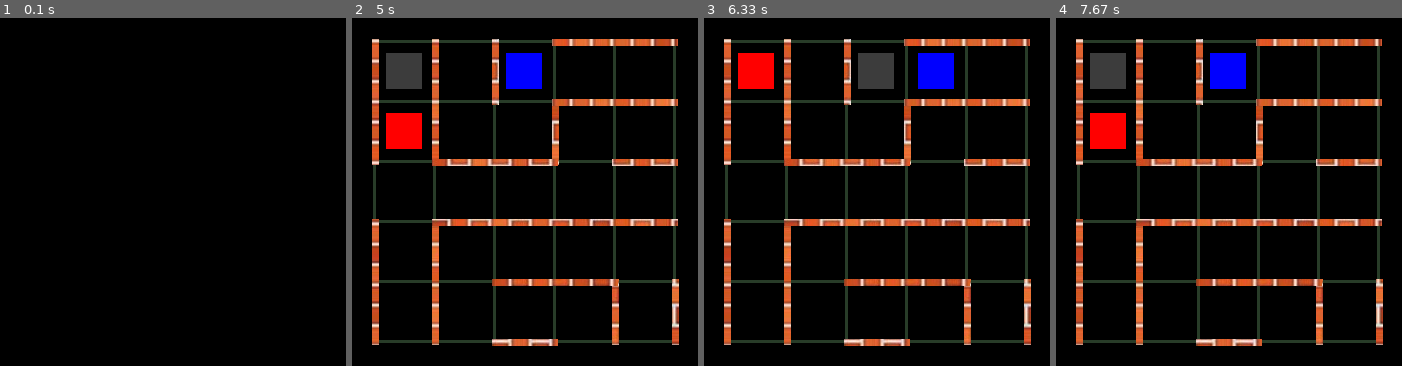
Above: before the commit, frames 1-4 (left to right).
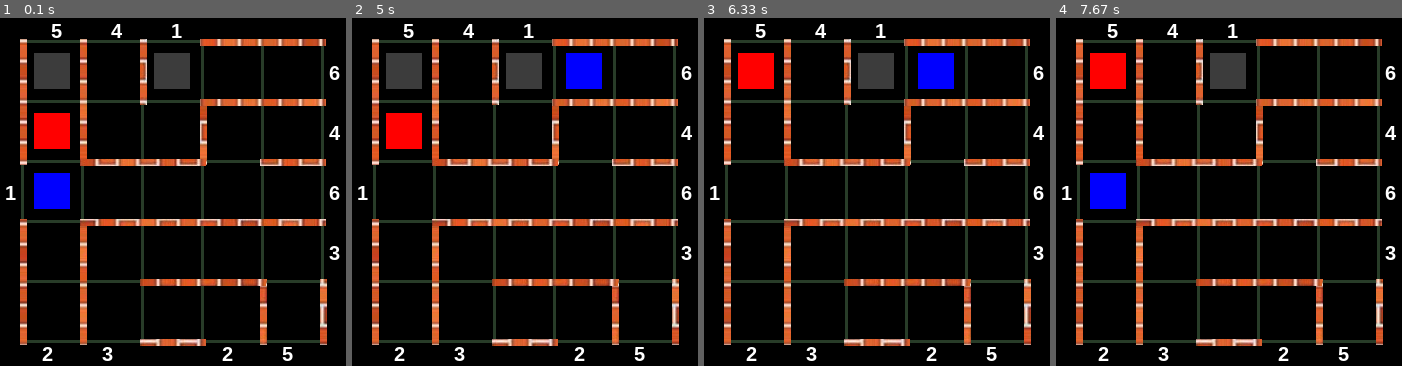
Above: after the commit, the same moments.

Repository: MackieZhou/Amazing-Puzzle
Game: pygame game, started from puzzle3.py
The game is run twice, just before and just after one commit, with the same random seed, the same clock (stepped at 60 frames per second) and the same inputs.
Inputs:
- Up to frame 1 (0.1 s): no input
- Up to frame 2 (5 s): hold Right 0.33-0.8 s; hold Up 0.83-1.13 s; hold Right 1.17-1.63 s; hold Left 1.67-2.2 s; hold Down 2.23-2.53 s; hold Left 2.57-2.97 s; hold Up 3-3.37 s; hold Down 4.07-4.43 s; hold Left 4.47-4.93 s; hold Right from 4.97 s (still down)
- Up to frame 3 (6.33 s): release Right at 5.43 s; hold Up 5.47-5.77 s; hold Right 5.8-6.27 s; hold Left from 6.3 s (still down)
- Up to frame 4 (7.67 s): release Left at 6.83 s; hold Down 6.87-7.17 s; hold Left 7.2-7.6 s; hold Up from 7.63 s (still down)

The runs differ from the first frame. In frame 1, 19% of the frame differs, in the area x 1-99%, y 1-99%; in frame 2, 3.1%; in frame 3, 0.9%; in frame 4, 5.2%.

Commit message:
1. gameNumber class created; 2. puzzle3 update -numbers added

Diff:
--- /dev/null
+++ b/gameNumber.py
@@ -0,0 +1,62 @@
+import pygame
+pygame.init()
+
+
+class gameNumber():
+
+    def_font = "arial"
+
+    def __init__(self, text, size, color, pos, direction, puzzle):
+        """create a BOLD but NOT ITALIC text object; text is a string;
+        size is an integer; color is a tuple (r, g, b);
+        pos is a tuple (x, y) -- the position of the box that the number is next to;
+        direction is string -- must be 'left', 'right', 'up', or 'down';
+        puzzle is integer -- must be 1, 2, or 3
+        """
+        self.text = text
+        self.size = size
+        self.color = color
+        self.pos = pos
+
+        # the coordinates of the grid next to the number
+        x = self.pos[0]
+        y = self.pos[1]
+
+        # to check the puzzle you are creating numbers for
+        # create numbers for puzzle 1
+        if puzzle == 1:
+            grid_len = 100
+            pass
+
+        # create numbers for puzzle 1
+        elif puzzle == 2:
+            grid_len = 75
+            pass
+
+        # create numbers for puzzle 1
+        elif puzzle == 3:
+            grid_len = 60
+            # if the number is at the left side of the grid
+            if direction == "left":
+                x2 = 8
+                y2 = 25 + (y-0.5)*grid_len - 10
+            # if the number is at the right side of the grid
+            elif direction == "right":
+                x2 = 332
+                y2 = 25 + (y-0.5)*grid_len - 10
+            # if the number is above the grid
+            elif direction == "up":
+                x2 = 25 + (x-0.5)*grid_len - 1
+                y2 = 3
+            # if the number is at the bottom of the grid
+            elif direction == "down":
+                x2 = 25 + (x-0.5)*grid_len - 10
+                y2 = 326
+
+        self.coords = (x2, y2)
+        fon = pygame.font.SysFont(gameNumber.def_font, self.size, True, False)
+        self.sur = fon.render(self.text, True, self.color)
+
+    def draw(self, win):
+        """draw text on a certain window"""
+        win.blit(self.sur, self.coords)
--- a/puzzle1_hardcode.py
+++ /dev/null
@@ -1,331 +0,0 @@
-# puzzle1 harcode......
-
-# moving left
-# x = 1
-if self.x == 1 and self.y == 1:
-    self.x = 1
-    self.y = 1
-elif self.x == 1 and self.y == 2:
-    self.x = 1
-    self.y = 2
-elif self.x == 1 and self.y == 3:
-    self.x = 3
-    self.y = 1
-elif self.x == 1 and self.y == 4:
-    self.x = 1
-    self.y = 4
-elif self.x == 1 and self.y == 5:
-    self.x = 1
-    self.y = 5
-# x = 2
-elif self.x == 2 and self.y == 1:
-    self.x = 2
-    self.y = 1
-elif self.x == 2 and self.y == 2:
-    self.x = 2
-    self.y = 2
-elif self.x == 2 and self.y == 3:
-    self.x = 1
-    self.y = 3
-elif self.x == 2 and self.y == 4:
-    self.x = 2
-    self.y = 4
-elif self.x == 2 and self.y == 5:
-    self.x = 2
-    self.y = 5
-# x = 3
-elif self.x == 3 and self.y == 1:
-    self.x = 3
-    self.y = 1
-elif self.x == 3 and self.y == 2:
-    self.x = 2
-    self.y = 2
-elif self.x == 3 and self.y == 3:
-    self.x = 2
-    self.y = 3
-elif self.x == 3 and self.y == 4:
-    self.x = 2
-    self.y = 4
-elif self.x == 3 and self.y == 5:
-    self.x = 2
-    self.y = 5
-# x = 4
-elif self.x == 4 and self.y == 1:
-    self.x = 3
-    self.y = 1
-elif self.x == 4 and self.y == 2:
-    self.x = 4
-    self.y = 2
-elif self.x == 4 and self.y == 3:
-    self.x = 3
-    self.y = 3
-elif self.x == 4 and self.y == 4:
-    self.x = 3
-    self.y = 4
-elif self.x == 4 and self.y == 5:
-    self.x = 3
-    self.y = 5
-# x = 5
-elif self.x == 5 and self.y == 1:
-    self.x = 4
-    self.y = 1
-elif self.x == 5 and self.y == 2:
-    self.x = 4
-    self.y = 2
-elif self.x == 5 and self.y == 3:
-    self.x = 4
-    self.y = 3
-elif self.x == 5 and self.y == 4:
-    self.x = 4
-    self.y = 4
-elif self.x == 5 and self.y == 5:
-    self.x = 5
-    self.y = 5
-
-
-# moving right
-# x = 1
-if self.x == 1 and self.y == 1:
-    self.x = 1
-    self.y = 1
-elif self.x == 1 and self.y == 2:
-    self.x = 1
-    self.y = 2
-elif self.x == 1 and self.y == 3:
-    self.x = 2
-    self.y = 3
-elif self.x == 1 and self.y == 4:
-    self.x = 1
-    self.y = 4
-elif self.x == 1 and self.y == 5:
-    self.x = 1
-    self.y = 5
-# x = 2
-elif self.x == 2 and self.y == 1:
-    self.x = 2
-    self.y = 1
-elif self.x == 2 and self.y == 2:
-    self.x = 3
-    self.y = 2
-elif self.x == 2 and self.y == 3:
-    self.x = 3
-    self.y = 3
-elif self.x == 2 and self.y == 4:
-    self.x = 3
-    self.y = 4
-elif self.x == 2 and self.y == 5:
-    self.x = 3
-    self.y = 5
-# x = 3
-elif self.x == 3 and self.y == 1:
-    self.x = 4
-    self.y = 1
-elif self.x == 3 and self.y == 2:
-    self.x = 3
-    self.y = 2
-elif self.x == 3 and self.y == 3:
-    self.x = 4
-    self.y = 3
-elif self.x == 3 and self.y == 4:
-    self.x = 4
-    self.y = 4
-elif self.x == 3 and self.y == 5:
-    self.x = 4
-    self.y = 5
-# x = 4
-elif self.x == 4 and self.y == 1:
-    self.x = 5
-    self.y = 1
-elif self.x == 4 and self.y == 2:
-    self.x = 5
-    self.y = 2
-elif self.x == 4 and self.y == 3:
-    self.x = 5
-    self.y = 3
-elif self.x == 4 and self.y == 4:
-    self.x = 5
-    self.y = 4
-elif self.x == 4 and self.y == 5:
-    self.x = 4
-    self.y = 5
-# x = 5
-elif self.x == 5 and self.y == 1:
-    self.x = 5
-    self.y = 3
-elif self.x == 5 and self.y == 2:
-    self.x = 2
-    self.y = 1
-elif self.x == 5 and self.y == 3:
-    self.x = 5
-    self.y = 1
-elif self.x == 5 and self.y == 4:
-    self.x = 2
-    self.y = 5
-elif self.x == 5 and self.y == 5:
-    self.x = 5
-    self.y = 5
-
-
-# moving up
-# x = 1
-if self.x == 1 and self.y == 1:
-    self.x = 5
-    self.y = 5
-elif self.x == 1 and self.y == 2:
-    self.x = 1
-    self.y = 1
-elif self.x == 1 and self.y == 3:
-    self.x = 1
-    self.y = 2
-elif self.x == 1 and self.y == 4:
-    self.x = 1
-    self.y = 3
-elif self.x == 1 and self.y == 5:
-    self.x = 1
-    self.y = 4
-# x = 2
-elif self.x == 2 and self.y == 1:
-    self.x = 5
-    self.y = 2
-elif self.x == 2 and self.y == 2:
-    self.x = 2
-    self.y = 1
-elif self.x == 2 and self.y == 3:
-    self.x = 2
-    self.y = 3
-elif self.x == 2 and self.y == 4:
-    self.x = 2
-    self.y = 4
-elif self.x == 2 and self.y == 5:
-    self.x = 2
-    self.y = 4
-# x = 3
-elif self.x == 3 and self.y == 1:
-    self.x = 1
-    self.y = 3
-elif self.x == 3 and self.y == 2:
-    self.x = 3
-    self.y = 1
-elif self.x == 3 and self.y == 3:
-    self.x = 3
-    self.y = 3
-elif self.x == 3 and self.y == 4:
-    self.x = 3
-    self.y = 4
-elif self.x == 3 and self.y == 5:
-    self.x = 3
-    self.y = 5
-# x = 4
-elif self.x == 4 and self.y == 1:
-    self.x = 4
-    self.y = 1
-elif self.x == 4 and self.y == 2:
-    self.x = 4
-    self.y = 2
-elif self.x == 4 and self.y == 3:
-    self.x = 4
-    self.y = 2
-elif self.x == 4 and self.y == 4:
-    self.x = 4
-    self.y = 4
-elif self.x == 4 and self.y == 5:
-    self.x = 4
-    self.y = 5
-# x = 5
-elif self.x == 5 and self.y == 1:
-    self.x = 5
-    self.y = 1
-elif self.x == 5 and self.y == 2:
-    self.x = 5
-    self.y = 2
-elif self.x == 5 and self.y == 3:
-    self.x = 5
-    self.y = 3
-elif self.x == 5 and self.y == 4:
-    self.x = 5
-    self.y = 4
-elif self.x == 5 and self.y == 5:
-    self.x = 5
-    self.y = 4
-
-
-# moving down
-if self.x == 1 and self.y == 1:
-    self.x = 1
-    self.y = 2
-elif self.x == 1 and self.y == 2:
-    self.x = 1
-    self.y = 3
-elif self.x == 1 and self.y == 3:
-    self.x = 1
-    self.y = 4
-elif self.x == 1 and self.y == 4:
-    self.x = 1
-    self.y = 5
-elif self.x == 1 and self.y == 5:
-    self.x = 4
-    self.y = 5
-# x = 2
-elif self.x == 2 and self.y == 1:
-    self.x = 2
-    self.y = 2
-elif self.x == 2 and self.y == 2:
-    self.x = 2
-    self.y = 2
-elif self.x == 2 and self.y == 3:
-    self.x = 2
-    self.y = 3
-elif self.x == 2 and self.y == 4:
-    self.x = 2
-    self.y = 5
-elif self.x == 2 and self.y == 5:
-    self.x = 5
-    self.y = 4
-# x = 3
-elif self.x == 3 and self.y == 1:
-    self.x = 3
-    self.y = 2
-elif self.x == 3 and self.y == 2:
-    self.x = 3
-    self.y = 2
-elif self.x == 3 and self.y == 3:
-    self.x = 3
-    self.y = 3
-elif self.x == 3 and self.y == 4:
-    self.x = 3
-    self.y = 4
-elif self.x == 3 and self.y == 5:
-    self.x = 3
-    self.y = 5
-# x = 4
-elif self.x == 4 and self.y == 1:
-    self.x = 4
-    self.y = 1
-elif self.x == 4 and self.y == 2:
-    self.x = 4
-    self.y = 3
-elif self.x == 4 and self.y == 3:
-    self.x = 4
-    self.y = 3
-elif self.x == 4 and self.y == 4:
-    self.x = 4
-    self.y = 4
-elif self.x == 4 and self.y == 5:
-    self.x = 4
-    self.y = 5
-# x = 5
-elif self.x == 5 and self.y == 1:
-    self.x = 5
-    self.y = 1
-elif self.x == 5 and self.y == 2:
-    self.x = 5
-    self.y = 2
-elif self.x == 5 and self.y == 3:
-    self.x = 5
-    self.y = 3
-elif self.x == 5 and self.y == 4:
-    self.x = 5
-    self.y = 5
-elif self.x == 5 and self.y == 5:
-    self.x = 1
-    self.y = 1
--- a/puzzle3.py
+++ b/puzzle3.py
@@ -1,3 +1,4 @@
+from gameNumber import gameNumber
 import pygame
 pygame.init()
 
@@ -372,8 +373,9 @@
     pygame.display.set_caption("Amazing Puzzle - Level 999")
 
     # colors:
-    grey = (60, 60, 60)
-    black = (0, 0, 0)
+    grey = (60, 60, 60)  # color of the two "goals"
+    white = (255, 255, 255)  # color of the numbers
+    black = (0, 0, 0)  # background color
     red = (255, 0, 0)
     blue = (0, 0, 255)
     grid_color = (40, 60, 40)
@@ -386,7 +388,7 @@
     sq2Y = 3
     sq2 = puzzle3(blue, sq2X, sq2Y, win)
 
-    # the two "goals" of the game are represented by two grey squares
+    # the two "goals" of the game
     goal1 = puzzle3(grey, 1, 1, win)
     goal2 = puzzle3(grey, 3, 1, win)
 
@@ -395,14 +397,15 @@
     crash = False  # crash when the two squares ovelap
     puzzlewin = False  # win when the grey squares are covered
     while run:
-        pygame.time.delay(100)  # 1000 = 1 second
 
         for event in pygame.event.get():
+            # Quit condition
             if event.type == pygame.QUIT:
                 run = False
 
             # check if the user hits the arrow keys
             elif event.type == pygame.KEYDOWN:
+                # left button hit
                 if event.key == pygame.K_LEFT:
                     sq1.move_left()
                     sq2.move_left()
@@ -411,13 +414,13 @@
                     if sq1.coords() == sq2.coords():
                         run = False
                         crash = True
-
                     # check is the user wins
                     elif (sq1.coords() == goal1.coords() and sq2.coords() == goal2.coords()) or\
                          (sq1.coords() == goal2.coords() and sq2.coords() == goal1.coords()):
                         run = False
                         puzzlewin = True
 
+                # right button hit
                 elif event.key == pygame.K_RIGHT:
                     sq1.move_right()
                     sq2.move_right()
@@ -426,13 +429,13 @@
                     if sq1.coords() == sq2.coords():
                         run = False
                         crash = True
-
                     # check is the user wins
                     elif (sq1.coords() == goal1.coords() and sq2.coords() == goal2.coords()) or\
                          (sq1.coords() == goal2.coords() and sq2.coords() == goal1.coords()):
                         run = False
                         puzzlewin = True
 
+                # up button hit
                 elif event.key == pygame.K_UP:
                     sq1.move_up()
                     sq2.move_up()
@@ -441,13 +444,13 @@
                     if sq1.coords() == sq2.coords():
                         run = False
                         crash = True
-
                     # check is the user wins
                     elif (sq1.coords() == goal1.coords() and sq2.coords() == goal2.coords()) or\
                          (sq1.coords() == goal2.coords() and sq2.coords() == goal1.coords()):
                         run = False
                         puzzlewin = True
 
+                # down button hit
                 elif event.key == pygame.K_DOWN:
                     sq1.move_down()
                     sq2.move_down()
@@ -456,13 +459,13 @@
                     if sq1.coords() == sq2.coords():
                         run = False
                         crash = True
-
                     # check is the user wins
                     elif (sq1.coords() == goal1.coords() and sq2.coords() == goal2.coords()) or\
                          (sq1.coords() == goal2.coords() and sq2.coords() == goal1.coords()):
                         run = False
                         puzzlewin = True
 
+        # refill the window to black in each loop
         win.fill(black)
 
         # draw everything:
@@ -527,12 +530,42 @@
         wall_hor_7 = pygame.image.load("wall_hor.jpg")
         wall_hor_7_rect = pygame.Rect(143, 323, 66, 7)
         win.blit(wall_hor_7, wall_hor_7_rect, wall_hor_7_rect)
+
+        # draw the numbers
+        size = 20
+        game = 3
+        n1_1 = gameNumber("1", size, white, (1, 3), "left", game)
+        n1_1.draw(win)
+        n1_2 = gameNumber("1", size, white, (3, 1), "up", game)
+        n1_2.draw(win)
+        n2_1 = gameNumber("2", size, white, (1, 5), "down", game)
+        n2_1.draw(win)
+        n2_2 = gameNumber("2", size, white, (4, 5), "down", game)
+        n2_2.draw(win)
+        n3_1 = gameNumber("3", size, white, (2, 5), "down", game)
+        n3_1.draw(win)
+        n3_2 = gameNumber("3", size, white, (5, 4), "right", game)
+        n3_2.draw(win)
+        n4_1 = gameNumber("4", size, white, (2, 1), "up", game)
+        n4_1.draw(win)
+        n4_2 = gameNumber("4", size, white, (5, 2), "right", game)
+        n4_2.draw(win)
+        n5_1 = gameNumber("5", size, white, (1, 1), "up", game)
+        n5_1.draw(win)
+        n5_2 = gameNumber("5", size, white, (5, 5), "down", game)
+        n5_2.draw(win)
+        n6_1 = gameNumber("6", size, white, (5, 1), "right", game)
+        n6_1.draw(win)
+        n6_2 = gameNumber("6", size, white, (5, 3), "right", game)
+        n6_2.draw(win)
+
         # draw other things
         goal1.draw()
         goal2.draw()
         sq1.draw()
         sq2.draw()
-        # update the display window
+
+        # update the display window in each loop
         pygame.display.update()
 
     # check if the two squares are on top of each other
